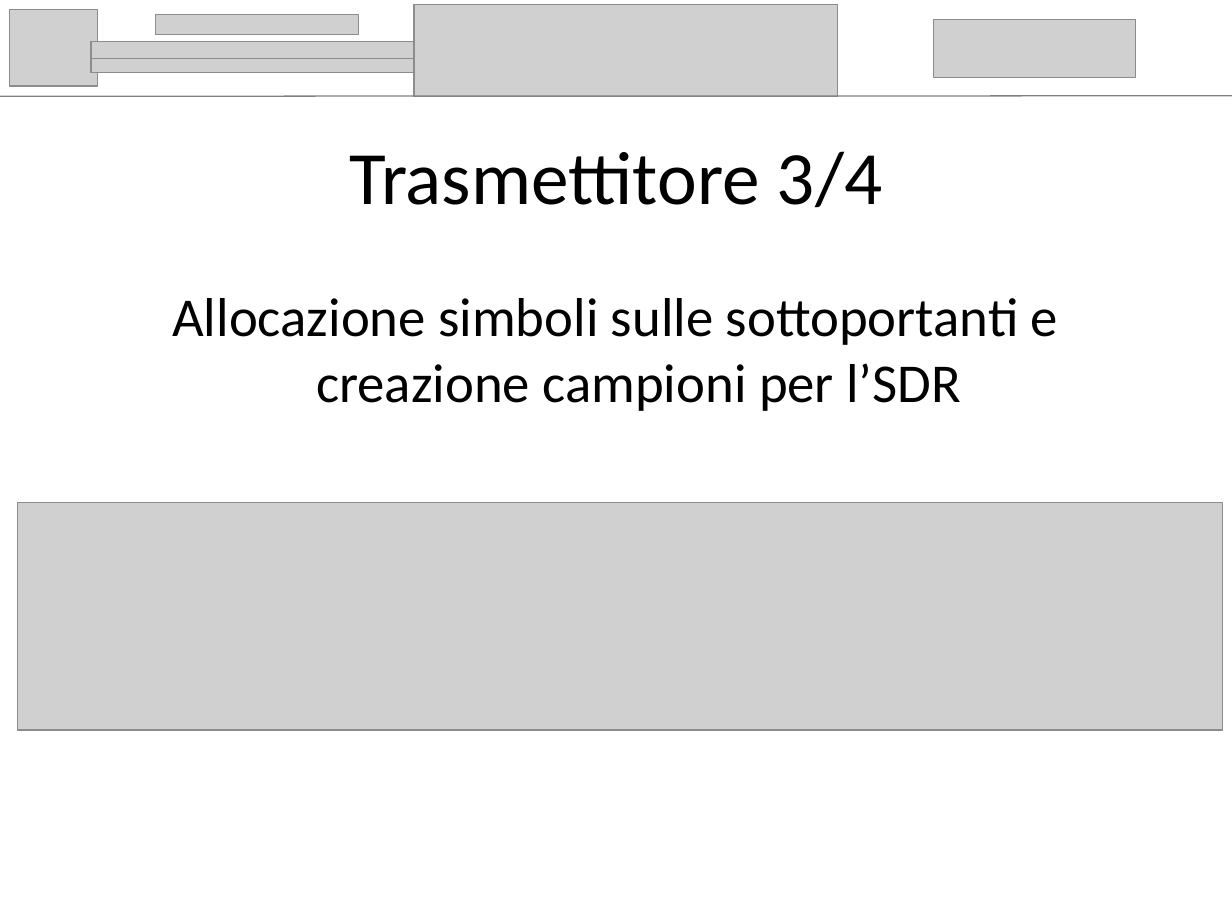
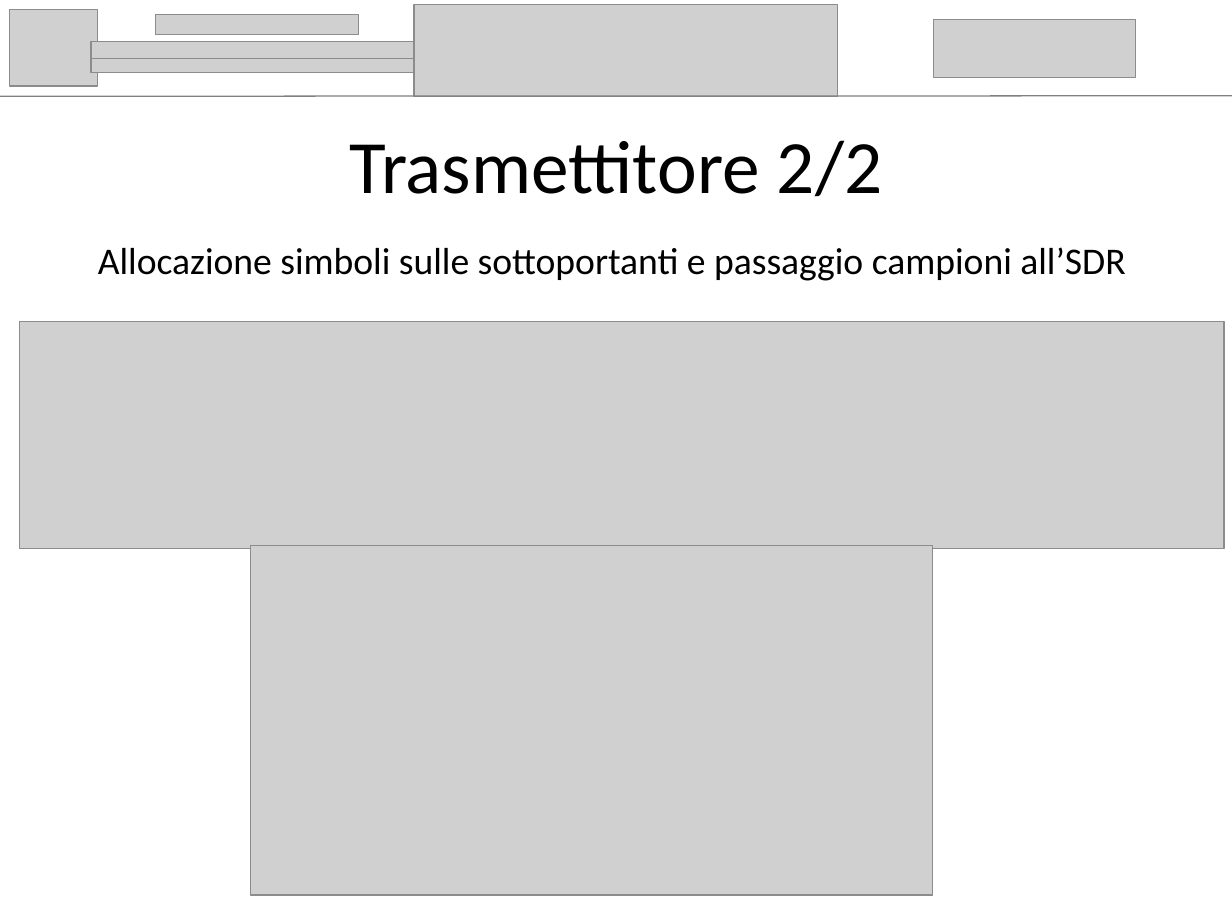
Before and after one commit to AndreaFilippi/LaMiaTesi, a slide deck: slide 9 of presentazione/Andrea_Filippi_presentazione.pptx (slide 10 before the commit). Drawn at 1232x924 pixels with LibreOffice and Linux fonts; fonts in the diff are those of the drawing; grey boxes stand for pictures. Boxes give left, top, right and bottom in pixels: in the first picture for what was removed or moved away, otherwise in the second. Text is boxed around its words. In the diff, an @@ line names an element or a change of style, - is before the commit and + after.

```diff
--- a/presentazione/Andrea_Filippi_presentazione.pptx
+++ b/presentazione/Andrea_Filippi_presentazione.pptx
@@ title at [349, 140, 882, 197]: text changed @@
-Trasmettitore 3/4
+Trasmettitore 2/2
@@ text at [98, 247, 1125, 281]: text changed; size 32 to 22 pt @@
-Allocazione simboli sulle sottoportanti e creazione campioni per l’SDR
+Allocazione simboli sulle sottoportanti e passaggio campioni all’SDR
@@ picture: place and size @@
-picture at [17, 503, 1222, 731]
+picture at [20, 322, 1225, 549]
@@ picture added at [250, 546, 933, 896] @@
```
Also in this commit, not shown: 11 other slides changed, 1 slide added, 3 slides removed, 1 other file.
